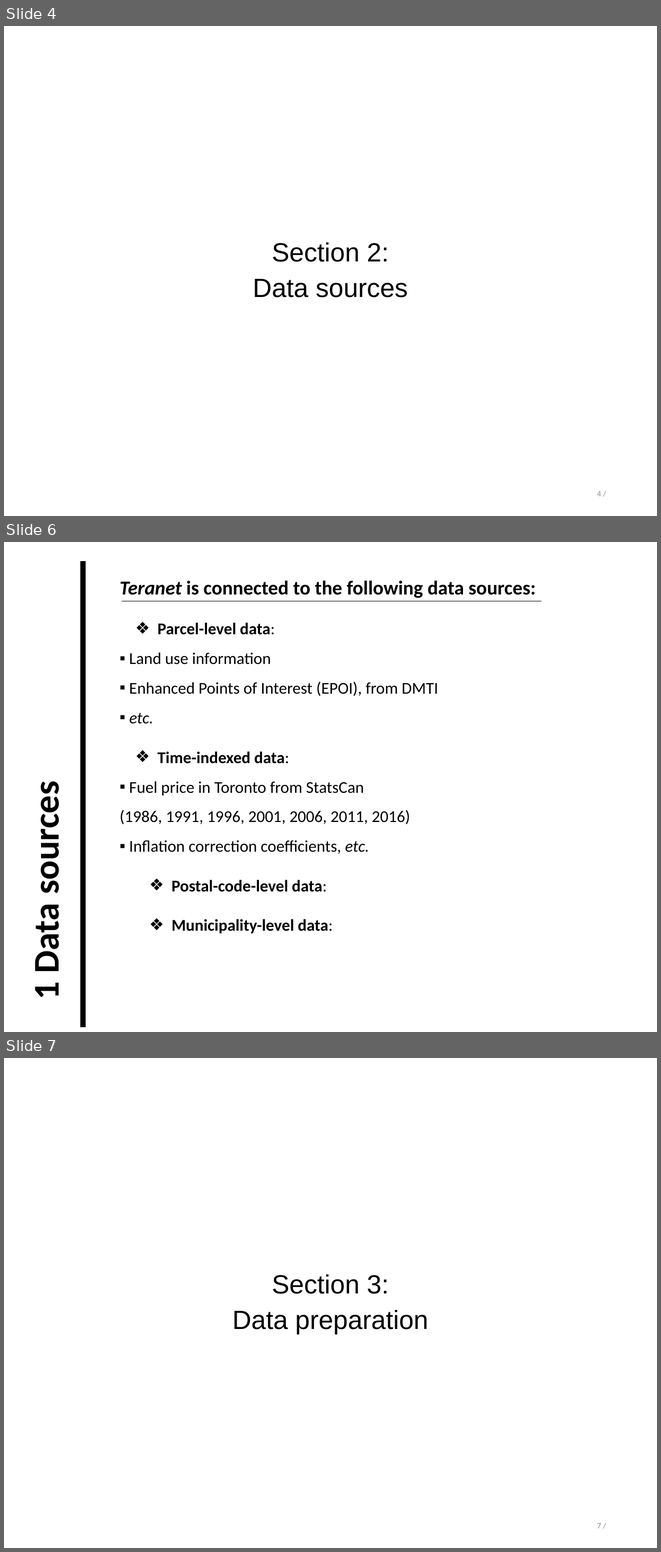
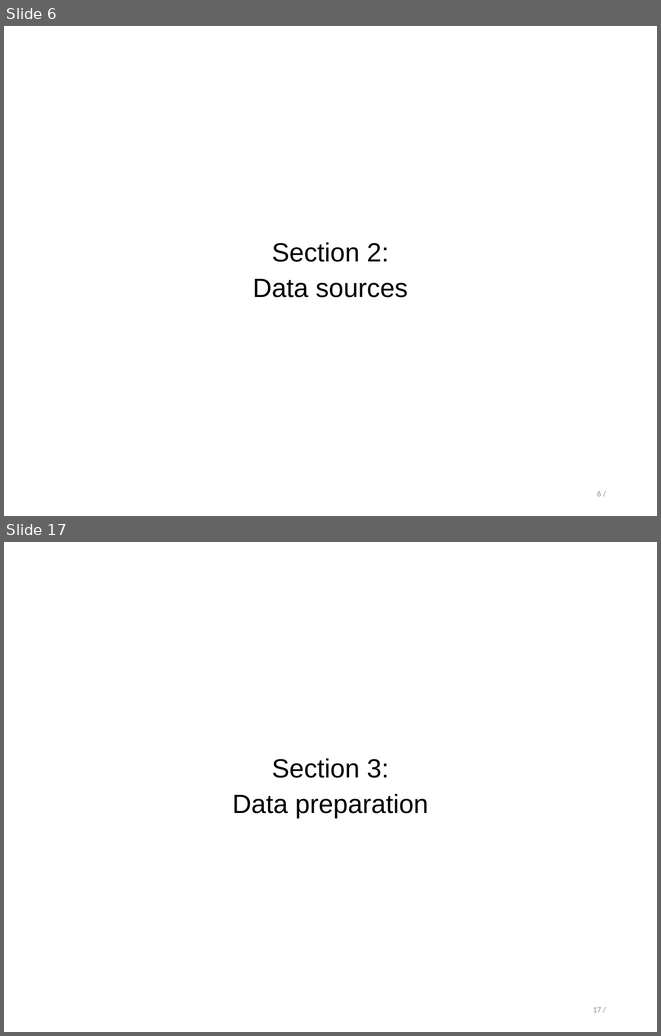
Before and after one commit to stepan-o/thesis, a slide deck: presentations/final_presentation.pptx. Shown one above the other, each under a label of ours: slides 4, 6 and 7 before the commit, slides 6 and 17 after it; the slides between them are not shown. The pictures are 661x1552 and 661x1036 pixels, drawn with LibreOffice and Linux fonts; fonts in the diff are those of the drawing. Boxes give left, top, right and bottom in pixels: in the first picture for what was removed or moved away, otherwise in the second. Text is boxed around its words. In the diff, an @@ line names an element or a change of style, - is before the commit and + after.

```diff
--- a/presentations/final_presentation.pptx
+++ b/presentations/final_presentation.pptx
@@ slide 6 removed at box(4, 542, 657, 1032), background #FFFFFF @@
@@ line removed from (83, 1027) to (83, 562) @@
@@ text removed at box(120, 581, 536, 933) @@
-Teranet is connected to the following data sources:
-  ❖ Parcel-level data:
-  ▪ Land use information
-  ▪ Enhanced Points of Interest (EPOI), from DMTI
-  ▪ etc.
-  ❖ Time-indexed data:
-  ▪ Fuel price in Toronto from StatsCan
-  (1986, 1991, 1996, 2001, 2006, 2011, 2016)
-  ▪ Inflation correction coefficients, etc.
-  ❖ Postal-code-level data:
-  ❖ Municipality-level data:
@@ line removed from (121, 601) to (541, 601) @@
@@ text removed at box(24, 792, 68, 997) @@
-1 Data sources
@@ what was slide 4 is now slide 6 @@
@@ page number at box(597, 491, 601, 496): text changed @@
-4 /
+6 /
@@ what was slide 7 is now slide 17 @@
@@ page number at box(593, 1007, 601, 1012): text changed @@
-7 /
+17 /
```
Also in this commit, not shown: 12 slides changed, 17 slides added, 3 other slides removed.
